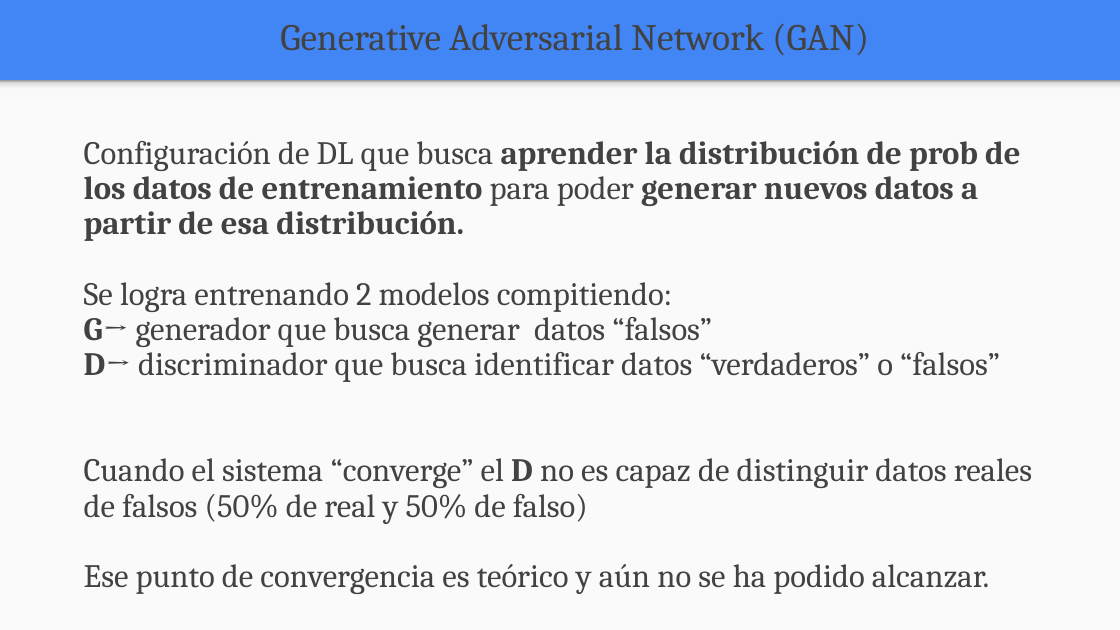
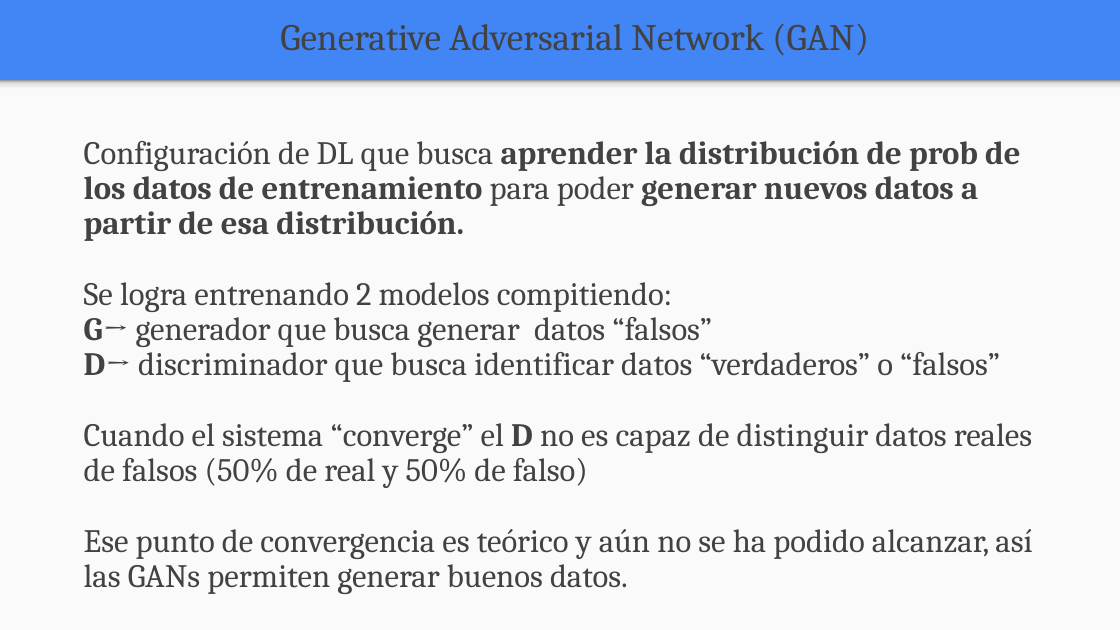
Before and after one commit to FIUBA-Posgrado-Inteligencia-Artificial/aprendizaje_profundo, a slide deck: slide 13 of clase_8/teoria/clase_8.pptx. Drawn at 1120x630 pixels with LibreOffice and Linux fonts; fonts in the diff are those of the drawing. Boxes give left, top, right and bottom in pixels: in the first picture for what was removed or moved away, otherwise in the second. Text is boxed around its words. In the diff, an @@ line names an element or a change of style, - is before the commit and + after.

Commit message:
material teórico actualizado

```diff
--- a/clase_8/teoria/clase_8.pptx
+++ b/clase_8/teoria/clase_8.pptx
@@ text at (84,529,1032,594): text changed @@
-Ese punto de convergencia es teórico y aún no se ha podido alcanzar.
+Ese punto de convergencia es teórico y aún no se ha podido alcanzar, así las GANs permiten generar buenos datos.
```
Also in this commit, not shown: 8 other slides changed, 2 other files.
